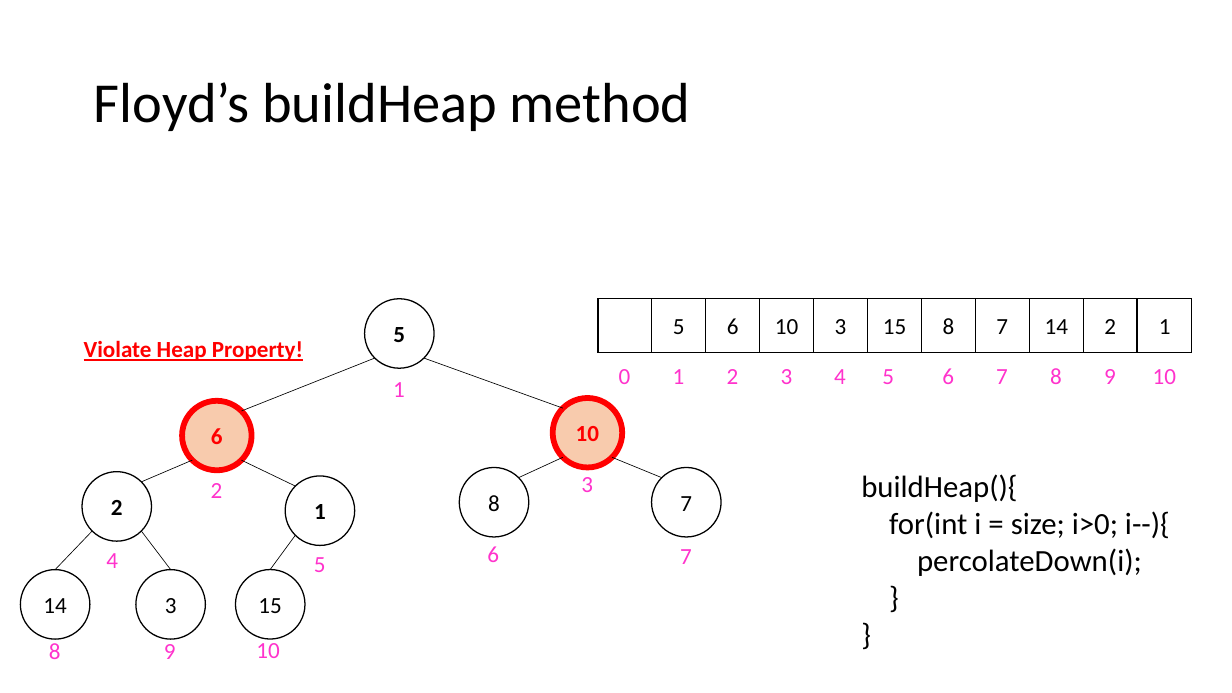
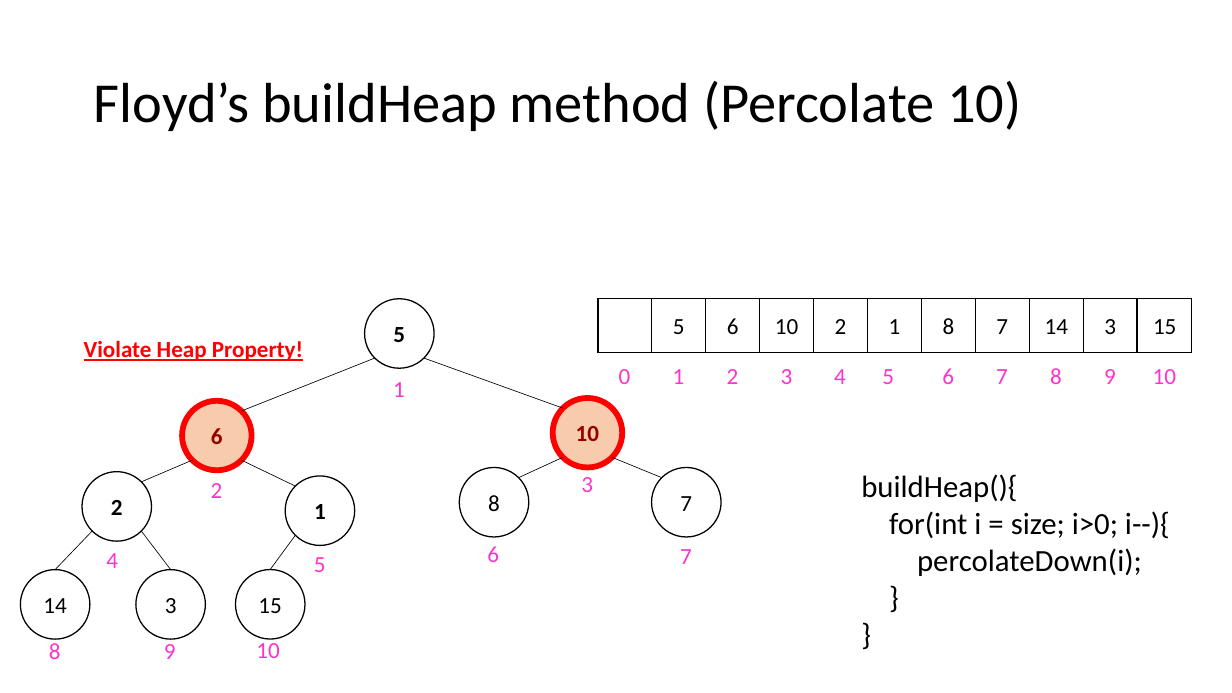
Before and after one commit to natebrunelle/cse332, a slide deck: slide 32 of demo_site/files/slides/lecture5_pqs_inkb.pptx. Drawn at 1232x693 pixels with LibreOffice and Linux fonts; fonts in the diff are those of the drawing; grey boxes stand for pictures. Boxes give left, top, right and bottom in pixels: in the first picture for what was removed or moved away, otherwise in the second. Text is boxed around its words. In the diff, an @@ line names an element or a change of style, - is before the commit and + after.

```diff
--- a/demo_site/files/slides/lecture5_pqs_inkb.pptx
+++ b/demo_site/files/slides/lecture5_pqs_inkb.pptx
@@ title at <box>94,81,1021,131</box>: text changed @@
-Floyd’s buildHeap method
+Floyd’s buildHeap method (Percolate 10)
@@ text in rectangle at <box>835,319,847,334</box>: text changed @@
-3
+2
@@ text in rectangle at <box>889,319,901,334</box>: text changed @@
-15
+1
@@ text in rectangle at <box>1104,319,1116,334</box>: text changed @@
-2
+3
@@ text in rectangle at <box>1153,319,1176,334</box>: text changed @@
-1
+15
@@ ellipse "6" at <box>182,401,251,470</box>: text colour #FF0000 to #940000 @@
@@ ellipse "10" at <box>553,398,622,468</box>: text colour #FF0000 to #940000 @@
```
Also in this commit, not shown: 30 other slides changed, 1 slide added, 1 slide removed, 9 other files.
